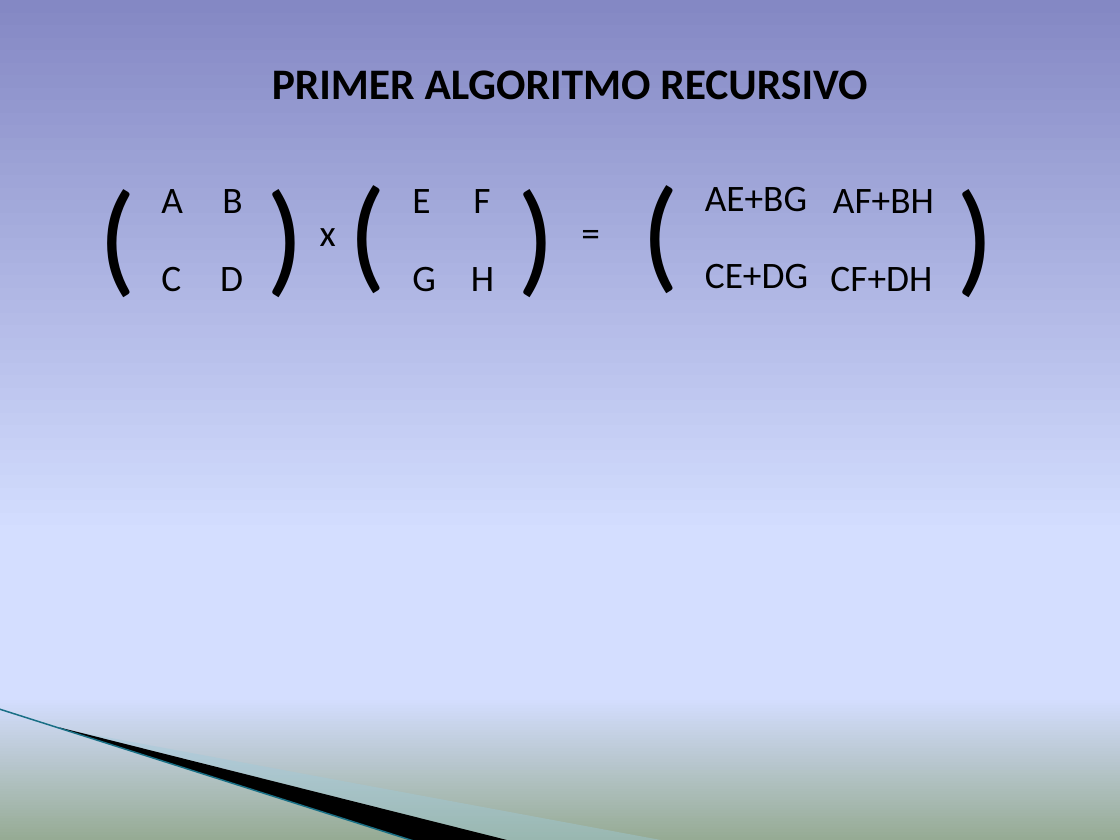
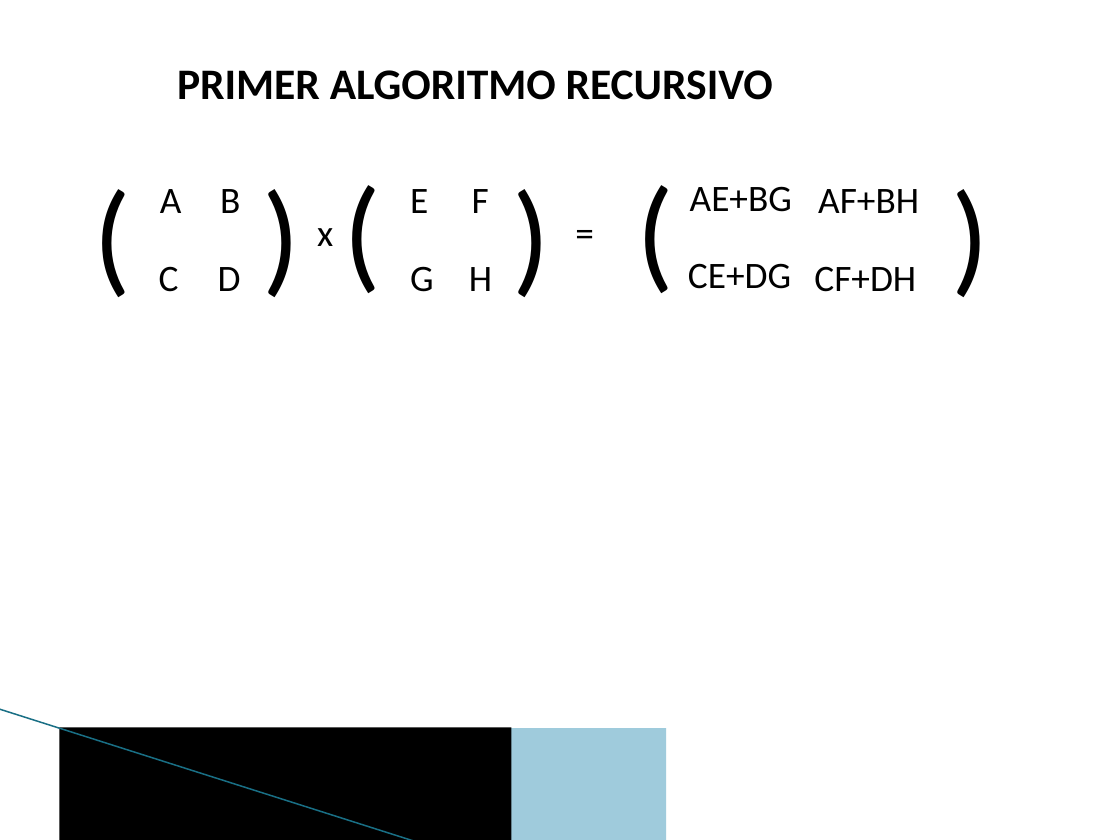
Before and after one commit to alu0100881677/DAA_L2_1_Strassen, a slide deck: slide 4 of Presentation/Algoritmo de Strassen.pptx. Drawn at 1120x840 pixels with LibreOffice and Linux fonts; fonts in the diff are those of the drawing; background and template pictures are left out. Boxes give left, top, right and bottom in pixels: in the first picture for what was removed or moved away, otherwise in the second. Text is boxed around its words. In the diff, an @@ line names an element or a change of style, - is before the commit and + after.

```diff
--- a/Presentation/Algoritmo de Strassen.pptx
+++ b/Presentation/Algoritmo de Strassen.pptx
@@ background gradient #8488C4 to #D4DEFF to #96AB94 to #FFFFFF @@
@@ text "PRIMER ALGORITMO RECURSIVO" moved from (x1=272, y1=70, x2=867, y2=100) to (x1=177, y1=70, x2=773, y2=100) @@
@@ text "(" rewrapped from (x1=338, y1=147, x2=399, y2=309) to (x1=333, y1=147, x2=403, y2=307) @@
@@ text "(" rewrapped from (x1=631, y1=147, x2=691, y2=309) to (x1=626, y1=147, x2=697, y2=307) @@
@@ text "(" rewrapped from (x1=87, y1=150, x2=148, y2=312) to (x1=82, y1=150, x2=152, y2=310) @@
@@ text ")" rewrapped from (x1=256, y1=150, x2=317, y2=312) to (x1=251, y1=150, x2=321, y2=310) @@
@@ text ")" rewrapped from (x1=507, y1=150, x2=568, y2=312) to (x1=502, y1=150, x2=572, y2=310) @@
@@ text "AE+BG" moved from (x1=705, y1=186, x2=807, y2=212) to (x1=690, y1=186, x2=792, y2=212) @@
@@ text "AF+BH" moved from (x1=833, y1=189, x2=934, y2=213) to (x1=818, y1=189, x2=919, y2=213) @@
@@ text ")" rewrapped from (x1=945, y1=150, x2=1006, y2=312) to (x1=940, y1=150, x2=1010, y2=310) @@
@@ text "=" rewrapped from (x1=570, y1=204, x2=612, y2=260) to (x1=564, y1=204, x2=618, y2=260) @@
@@ text "CE+DG" moved from (x1=705, y1=263, x2=808, y2=289) to (x1=688, y1=263, x2=791, y2=289) @@
@@ text "CF+DH" moved from (x1=830, y1=266, x2=932, y2=292) to (x1=814, y1=266, x2=916, y2=292) @@
@@ line (0, 709) - (416, 840): stroke #97C5D8 0.95 pt to #196F85 0.96 pt @@
@@ freeform shape removed at (x1=59, y1=727, x2=512, y2=840) @@
@@ rectangle added at (x1=59, y1=727, x2=512, y2=840), fill #000000 @@
@@ freeform shape removed at (x1=62, y1=728, x2=666, y2=840) @@
@@ rectangle added at (x1=62, y1=728, x2=666, y2=840), fill #9FCBDC @@
```
Also in this commit, not shown: 14 other slides changed, 2 slides added.
